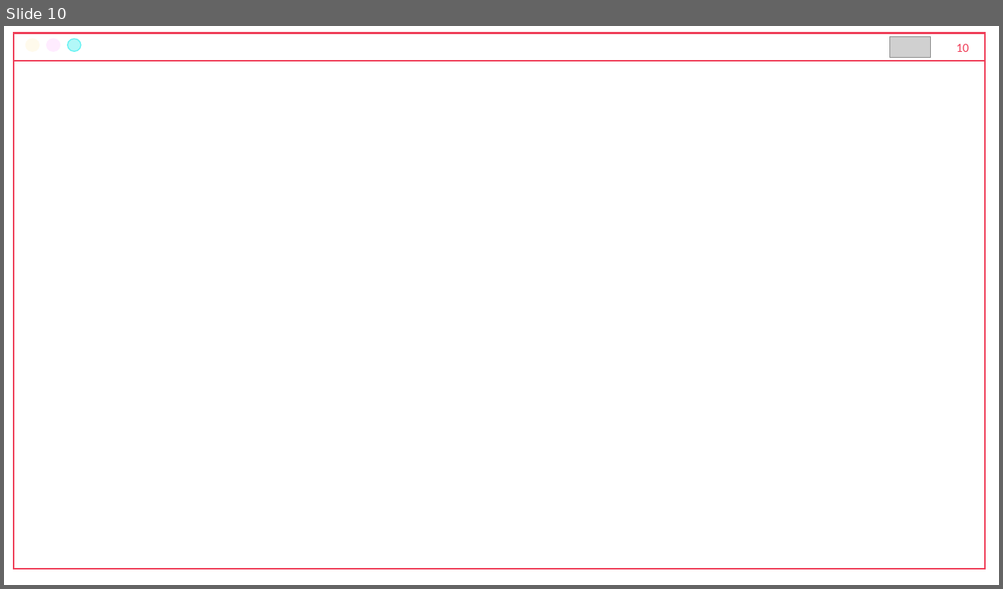
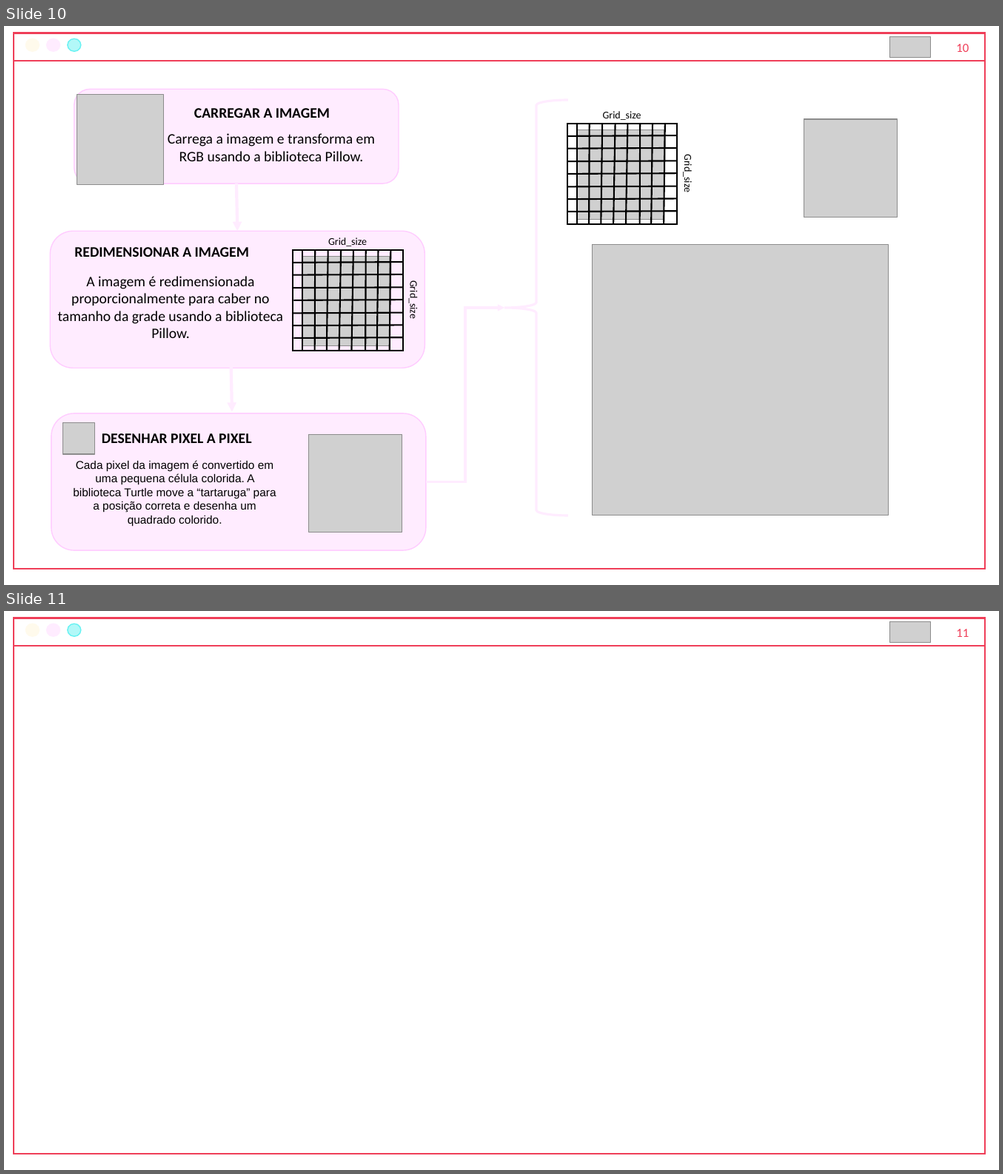
Before and after one commit to julhamarcolan/python_pixel_art, a slide deck: palestra.pptx. Shown one above the other, each under a label of ours: slide 10 before the commit, slides 10 and 11 after it. The pictures are 1003x589 and 1003x1174 pixels, drawn with LibreOffice and Linux fonts; fonts in the diff are those of the drawing; grey boxes stand for pictures. Boxes give left, top, right and bottom in pixels: in the first picture for what was removed or moved away, otherwise in the second. Text is boxed around its words. In the diff, an @@ line names an element or a change of style, - is before the commit and + after.

Commit message:
update pptx

```diff
--- a/palestra.pptx
+++ b/palestra.pptx
@@ slide 10 added at <box>4,26,999,585</box>, background #FFFFFF @@
@@ group added at <box>14,33,984,569</box>: 3 ellipses, 1 rectangle, 1 line @@
@@ picture added at <box>890,36,930,57</box> @@
@@ page number added at <box>956,44,968,52</box>, 12 pt, text #EF3E58 @@
+10
@@ group added at <box>74,90,398,185</box>: 2 texts, 1 rounded rectangle, 1 picture @@
+CARREGAR A IMAGEM
+Carrega a imagem e transforma em RGB usando a biblioteca Pillow.
@@ left brace added at <box>505,100,568,516</box>, outline #FFECFF 2.25 pt @@
@@ picture added at <box>804,119,897,218</box> @@
@@ group added at <box>567,111,694,224</box>: 15 lines, 2 texts, 1 picture, 1 rectangle @@
+Grid_size
+Grid_size
@@ arrow added from (236, 184) to (238, 231), #FFECFF 3 pt @@
@@ picture added at <box>593,245,889,516</box> @@
@@ text added at <box>58,276,283,338</box>, 14 pt, text #000000 @@
+A imagem é redimensionada proporcionalmente para caber no tamanho da grade usando a biblioteca Pillow.
@@ group added at <box>51,231,425,369</box>: 15 lines, 3 texts, 1 rounded rectangle, 1 picture, 1 rectangle @@
+REDIMENSIONAR A IMAGEM
+Grid_size
+Grid_size
@@ elbow arrow added from (426, 483) to (505, 308), #FFECFF 2.25 pt @@
@@ arrow added from (231, 365) to (233, 412), #FFECFF 3 pt @@
@@ group added at <box>51,414,426,551</box>: 2 texts, 2 pictures, 1 rounded rectangle @@
+DESENHAR PIXEL A PIXEL
+Cada pixel da imagem é convertido em uma pequena célula colorida. A biblioteca Turtle move a “tartaruga” para a posição correta e desenha um quadrado colorido.
@@ what was slide 10 is now slide 11 @@
@@ page number at <box>956,629,968,637</box>: text changed @@
-10
+11
```
Also in this commit, not shown: 2 slides changed.
